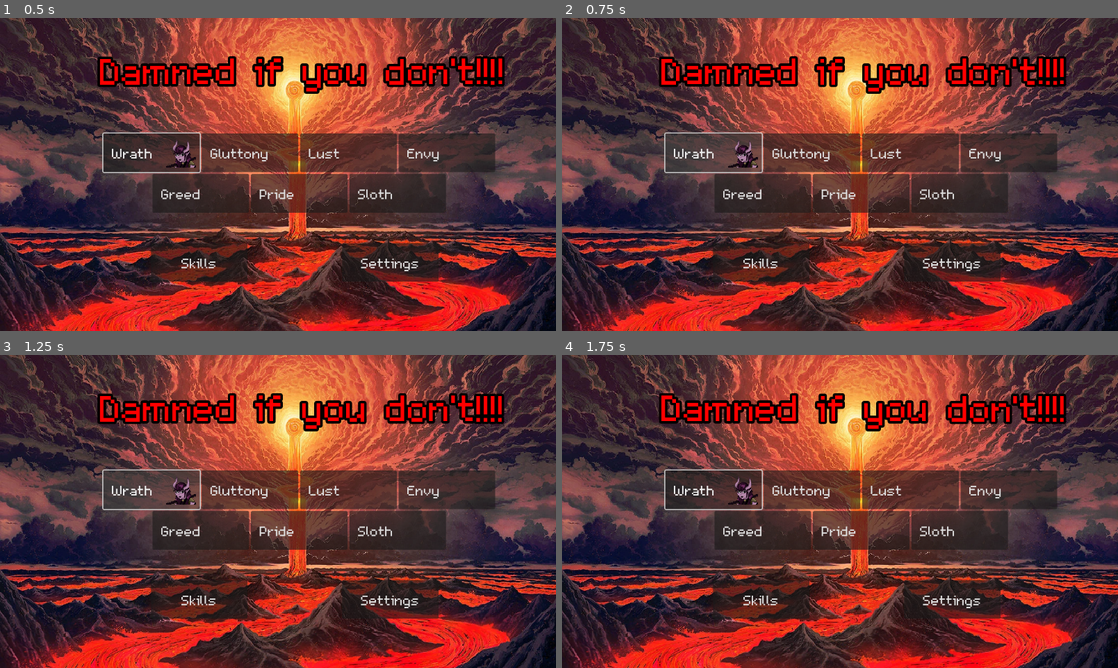
Above: before the commit, frames 1-4 (two rows, left to right).
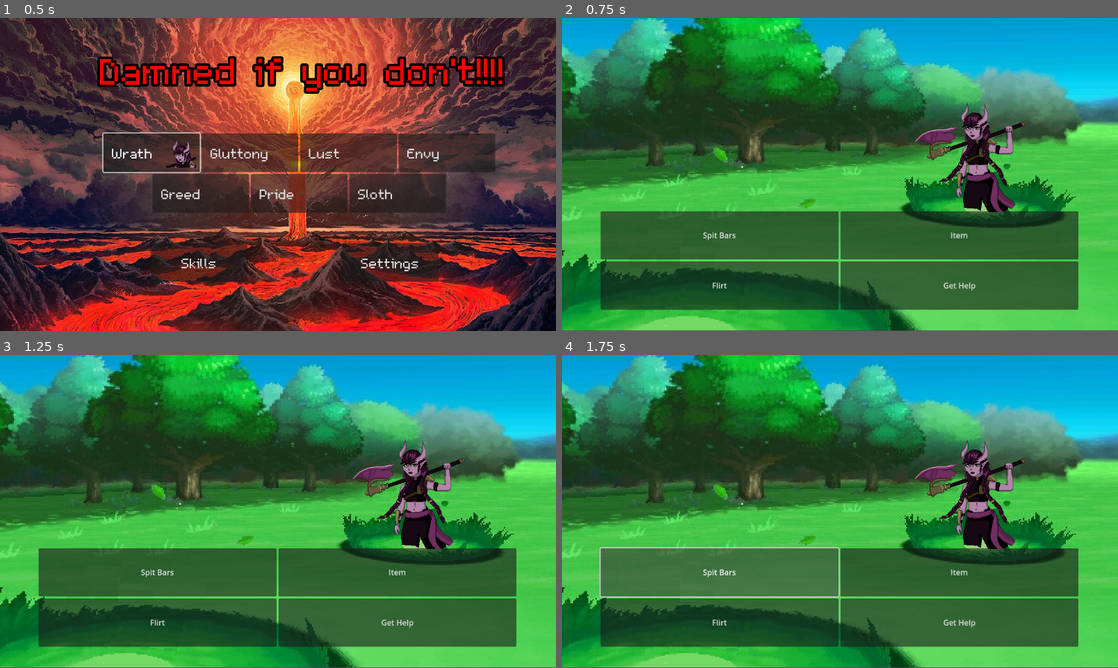
Above: after the commit, the same moments.

Repository: AyaPK/jingle-jam-2025
Game: Godot game, scene res://scenes/main_menu.tscn
The game is run twice, just before and just after one commit, with the same random seed, the same clock (stepped at 60 frames per second) and the same inputs.
Inputs (mouse positions are in pixels of both pictures, inside the frame that each line leads up to):
- Up to frame 1 (0.5 s): no input
- Up to frame 2 (0.75 s): click "Wrath" at 0.5 s
- Up to frame 3 (1.25 s): no input
- Up to frame 4 (1.75 s): click (717, 570) at 1.25 s, where only the run after the commit has a clickable "Spit Bars"

Frame 1 is identical in both runs. In frame 2, 99% of the frame differs, in the area x 0-100%, y 0-100%; in frame 3, 99%; in frame 4, 99%.

Commit message:
initial battle scene

Diff:
--- /dev/null
+++ b/scenes/battle.tscn
@@ -0,0 +1,53 @@
+[gd_scene load_steps=3 format=3 uid="uid://pf8o20wh7nof"]
+
+[ext_resource type="Script" uid="uid://dx1heefco4bqt" path="res://scripts/battle.gd" id="1_p1qf1"]
+[ext_resource type="Texture2D" uid="uid://35mqgxpe0kjo" path="res://assets/art/battle_background.png" id="2_v7i3o"]
+
+[node name="Battle" type="Node2D"]
+script = ExtResource("1_p1qf1")
+
+[node name="CanvasLayer" type="CanvasLayer" parent="."]
+
+[node name="TextureRect" type="TextureRect" parent="CanvasLayer"]
+offset_right = 1154.0
+offset_bottom = 647.0
+texture = ExtResource("2_v7i3o")
+
+[node name="HFlowContainer" type="HFlowContainer" parent="CanvasLayer"]
+anchors_preset = 7
+anchor_left = 0.5
+anchor_top = 1.0
+anchor_right = 0.5
+anchor_bottom = 1.0
+offset_left = -495.75
+offset_top = -248.0
+offset_right = 495.75
+grow_horizontal = 2
+grow_vertical = 0
+
+[node name="Fight" type="Button" parent="CanvasLayer/HFlowContainer"]
+custom_minimum_size = Vector2(400, 100)
+layout_mode = 2
+size_flags_horizontal = 3
+text = "Spit Bars"
+
+[node name="Item" type="Button" parent="CanvasLayer/HFlowContainer"]
+custom_minimum_size = Vector2(400, 100)
+layout_mode = 2
+size_flags_horizontal = 3
+text = "Item"
+
+[node name="Flirt" type="Button" parent="CanvasLayer/HFlowContainer"]
+custom_minimum_size = Vector2(400, 100)
+layout_mode = 2
+size_flags_horizontal = 3
+text = "Flirt"
+
+[node name="Use Partner" type="Button" parent="CanvasLayer/HFlowContainer"]
+custom_minimum_size = Vector2(400, 100)
+layout_mode = 2
+size_flags_horizontal = 3
+text = "Get Help"
+
+[node name="Opponent" type="Sprite2D" parent="CanvasLayer"]
+position = Vector2(849, 278)
--- a/scenes/demon_button.gd
+++ b/scenes/demon_button.gd
@@ -10,3 +10,4 @@
 
 func _on_pressed() -> void:
 	BattleManager.current_demon = demon
+	get_tree().change_scene_to_file("res://scenes/battle.tscn")
--- /dev/null
+++ b/scripts/battle.gd
@@ -0,0 +1,5 @@
+extends Node2D
+
+func _ready() -> void:
+	$CanvasLayer/Opponent.texture = BattleManager.current_demon.full_image
+	BattleManager.initiate_fight()
Binary file added: assets/art/battle_background.png
Not shown, added: assets/art/battle_background.png.import
Not shown, added: scripts/battle.gd.uid
